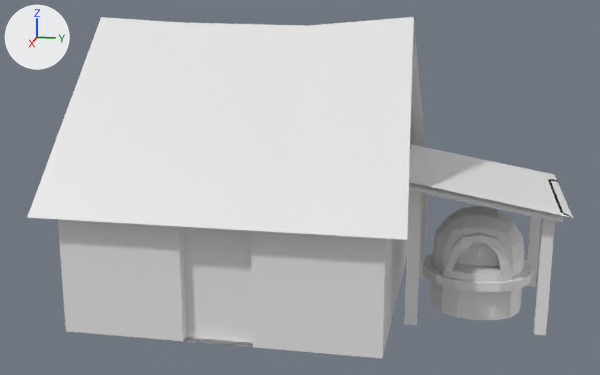
The FBX model Assets/Models/Huilquilemu/Generics/Cochero_House2.fbx as it was, and as the next commit left it.
The view is the same before and after, from a camera (50 mm lens) standing at (69.1, 18.2, 27.1) and looking at (0.3, 4.5, 9.9). The axes (+X, +Y, +Z) are drawn at upper left. The lights are the same throughout. The picture after the commit comes second. Where no turn or scale is listed for an object, it has been applied to the vertices.
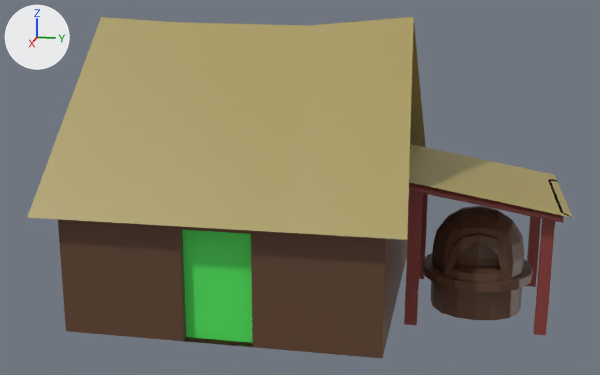
Where the change shows, as pixel boxes [x1, y1, x2, y2] in the pictures (600 x 375 px):
```json
{"part": 1, "of": "me_plane", "change": "recoloured", "before": [27, 17, 573, 240], "after": [27, 17, 573, 240], "on screen": "white to yellow"}
{"part": 2, "of": "me_plane", "change": "recoloured", "before": [58, 197, 533, 358], "after": [58, 197, 533, 358], "on screen": "white to brown"}
{"part": 3, "of": "me_plane", "change": "recoloured", "before": [404, 182, 563, 335], "after": [404, 182, 563, 335], "on screen": "white to red"}
{"part": 4, "of": "me_plane", "change": "recoloured", "before": [182, 230, 253, 343], "after": [182, 230, 253, 343], "on screen": "white to green"}
```

Scene script edits in JSON lines:
```json
{"op": "add", "block": "mat_muros", "code": ["mat_muros = principled_material('Muros')", "mat_muros.base_color = (0.119, 0.0548, 0.0282)  # brown #61422f"]}
{"op": "add", "block": "mat_techo", "code": ["mat_techo = principled_material('Techo')", "mat_techo.base_color = (0.394, 0.321, 0.107)  # yellow #a89a5c"]}
{"op": "add", "block": "mat_madera", "code": ["mat_madera = principled_material('Madera')", "mat_madera.base_color = (0.247, 0.0422, 0.0337)  # red #883a33"]}
{"op": "add", "block": "mat_puerta", "code": ["mat_puerta = principled_material('Puerta')", "mat_puerta.base_color = (0.079, 0.8, 0.106)  # green #4fe75c"]}
{"block": "me_plane", "where": "me_plane.from_pydata(...)  # 821 vertices, 796 faces; spans x -14.3..13.5, y -12.0..28.6, z -6.2..18.2"}
{"block": "me_plane", "where": "# used by ob_plane; location = (-0.24, -2.12, 6.22)"}
{"block": "me_plane", "change": "me_plane part 1: 158 of the faces centred in x -8.6..6.6, y -8.3..28.2, z 4.1..10.7 switch from mat_material (white #e7e7e7) to mat_techo (yellow #a89a5c)"}
{"block": "me_plane", "change": "me_plane part 2: 358 of the faces centred in x -12.3..12.1, y -10.2..26.4, z -6.2..13.9 switch from mat_material (white #e7e7e7) to mat_muros (brown #61422f)"}
{"block": "me_plane", "change": "me_plane part 3: 272 of the faces centred in x -7.1..6.3, y 14.9..27.9, z -6.2..6.0 switch from mat_material (white #e7e7e7) to mat_madera (red #883a33)"}
{"block": "me_plane", "change": "me_plane part 4: all 8 faces centred in x 11.3, y 1.3..4.1, z -5.2..1.8 switch from mat_material (white #e7e7e7) to mat_puerta (green #4fe75c)"}
```
